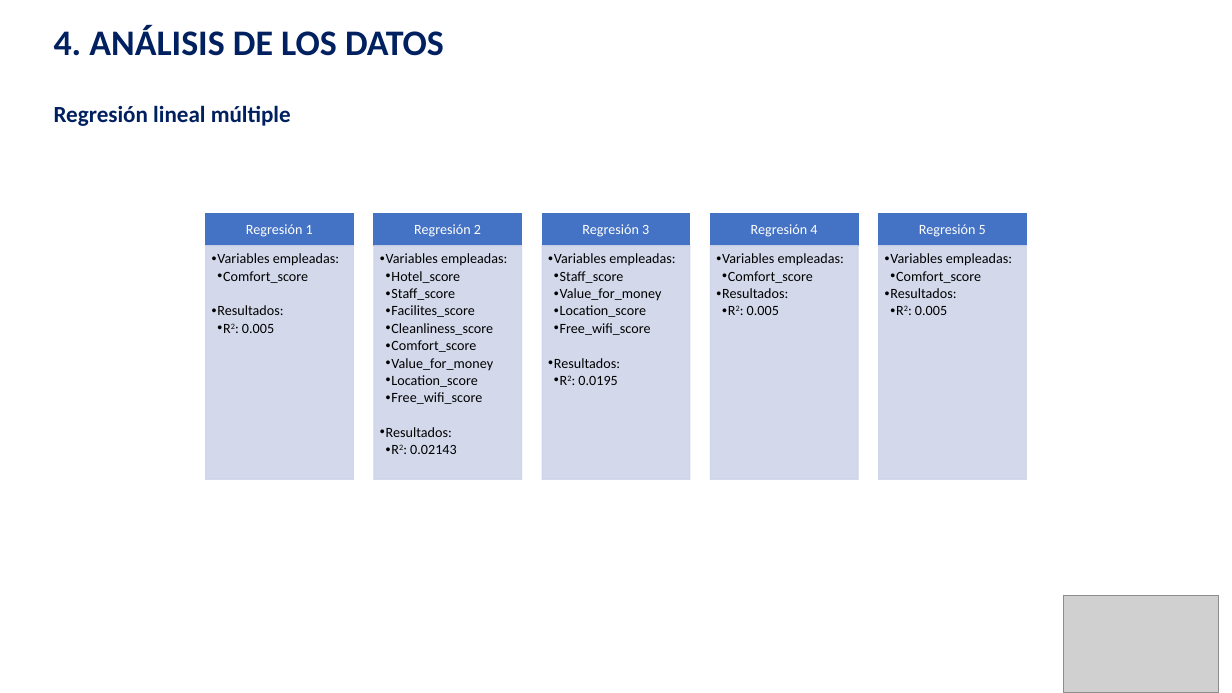
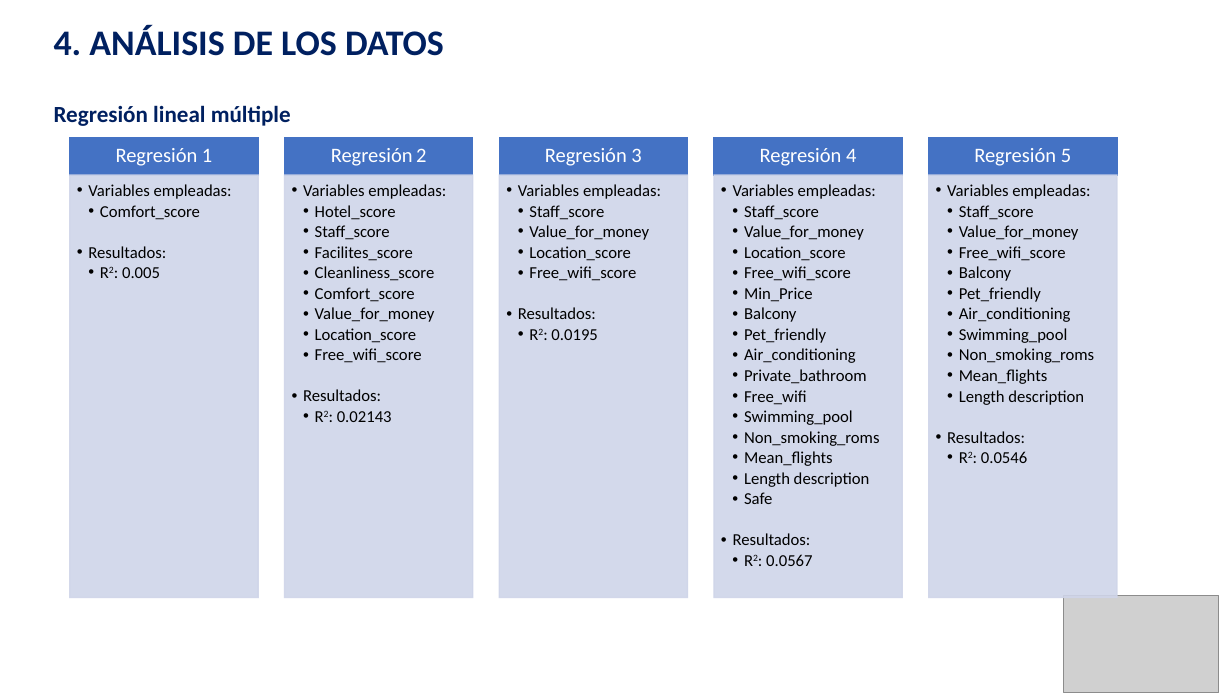
Before and after one commit to guiruha/DataCleaningUOC, a slide deck: slide 16 of Memoria_pres.pptx (slide 13 before the commit). Drawn at 1232x693 pixels with LibreOffice and Linux fonts; fonts in the diff are those of the drawing; grey boxes stand for pictures. Boxes give left, top, right and bottom in pixels: in the first picture for what was removed or moved away, otherwise in the second. Text is boxed around its words. In the diff, an @@ line names an element or a change of style, - is before the commit and + after.

```diff
--- a/Memoria_pres.pptx
+++ b/Memoria_pres.pptx
@@ size 11 to 16 pt; more space between paragraphs in 5 elements at [545, 148, 641, 166], [760, 148, 856, 166], [331, 148, 426, 166], [974, 148, 1071, 166], [116, 148, 212, 166] @@
@@ text "Regresión 1": place and size @@
-text "Regresión 1" at [246, 224, 313, 237]
+text "Regresión 1" at [116, 148, 212, 166]
@@ rectangle: place and size @@
-rectangle at [206, 213, 354, 246]
+rectangle at [70, 137, 259, 175]
@@ text "Regresión 2": place and size @@
-text "Regresión 2" at [414, 224, 481, 237]
+text "Regresión 2" at [331, 148, 426, 166]
@@ rectangle: place and size @@
-rectangle at [374, 213, 522, 246]
+rectangle at [285, 137, 473, 175]
@@ text "Regresión 3": place and size @@
-text "Regresión 3" at [582, 224, 649, 237]
+text "Regresión 3" at [545, 148, 641, 166]
@@ rectangle: place and size @@
-rectangle at [543, 213, 690, 246]
+rectangle at [499, 137, 688, 175]
@@ text "Regresión 4": place and size @@
-text "Regresión 4" at [751, 224, 817, 237]
+text "Regresión 4" at [760, 148, 856, 166]
@@ rectangle: place and size @@
-rectangle at [711, 213, 859, 246]
+rectangle at [714, 137, 903, 175]
@@ text "Regresión 5": place and size @@
-text "Regresión 5" at [919, 224, 986, 237]
+text "Regresión 5" at [974, 148, 1071, 166]
@@ rectangle: place and size @@
-rectangle at [879, 213, 1027, 246]
+rectangle at [929, 137, 1117, 175]
@@ size 11 to 13 pt; indent changed in 3 elements at [518, 184, 661, 340], [303, 184, 446, 422], [88, 184, 232, 278] @@
@@ text "Variables empleadas:": place and size @@
-text "Variables empleadas:" at [212, 253, 339, 333]
+text "Variables empleadas:" at [88, 184, 232, 278]
@@ rectangle: place and size @@
-rectangle at [206, 246, 354, 480]
+rectangle at [70, 175, 259, 597]
@@ text "Variables empleadas:": place and size @@
-text "Variables empleadas:" at [380, 253, 507, 454]
+text "Variables empleadas:" at [303, 184, 446, 422]
@@ rectangle: place and size @@
-rectangle at [374, 246, 522, 480]
+rectangle at [285, 175, 473, 597]
@@ text "Variables empleadas:": place and size @@
-text "Variables empleadas:" at [548, 253, 675, 385]
+text "Variables empleadas:" at [518, 184, 661, 340]
@@ rectangle: place and size @@
-rectangle at [543, 246, 690, 480]
+rectangle at [499, 175, 688, 597]
@@ rectangle: place and size @@
-rectangle at [711, 246, 859, 480]
+rectangle at [714, 175, 903, 597]
@@ rectangle: place and size @@
-rectangle at [879, 246, 1027, 480]
+rectangle at [929, 175, 1117, 597]
@@ text added at [733, 184, 879, 566], 13 pt, text #000000 @@
+  • Variables empleadas:
+    • Staff_score
+    • Value_for_money
+    • Location_score
+    • Free_wifi_score
+    • Min_Price
+    • Balcony
+    • Pet_friendly
+    • Air_conditioning
+    • Private_bathroom
+    • Free_wifi
+    • Swimming_pool
+    • Non_smoking_roms
+    • Mean_flights
+    • Length description
+    • Safe
+  • Resultados:
+    • R2: 0.0567
@@ text added at [947, 184, 1094, 463], 13 pt, text #000000 @@
+  • Variables empleadas:
+    • Staff_score
+    • Value_for_money
+    • Free_wifi_score
+    • Balcony
+    • Pet_friendly
+    • Air_conditioning
+    • Swimming_pool
+    • Non_smoking_roms
+    • Mean_flights
+    • Length description
+  • Resultados:
+    • R2: 0.0546
@@ text removed at [716, 253, 844, 315] @@
-  • Variables empleadas:
-    • Comfort_score
-  • Resultados:
-    • R2: 0.005
@@ text removed at [885, 253, 1012, 315] @@
-  • Variables empleadas:
-    • Comfort_score
-  • Resultados:
-    • R2: 0.005
```
Also in this commit, not shown: 1 other slide changed, 3 slides added, 1 other file.
